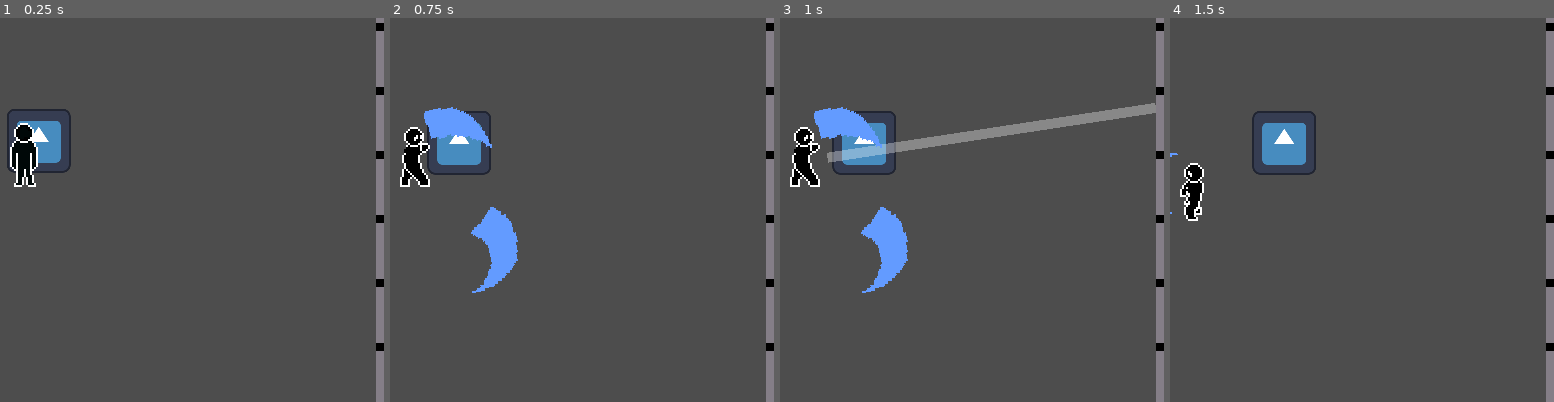
Above: before the commit, frames 1-4 (left to right).
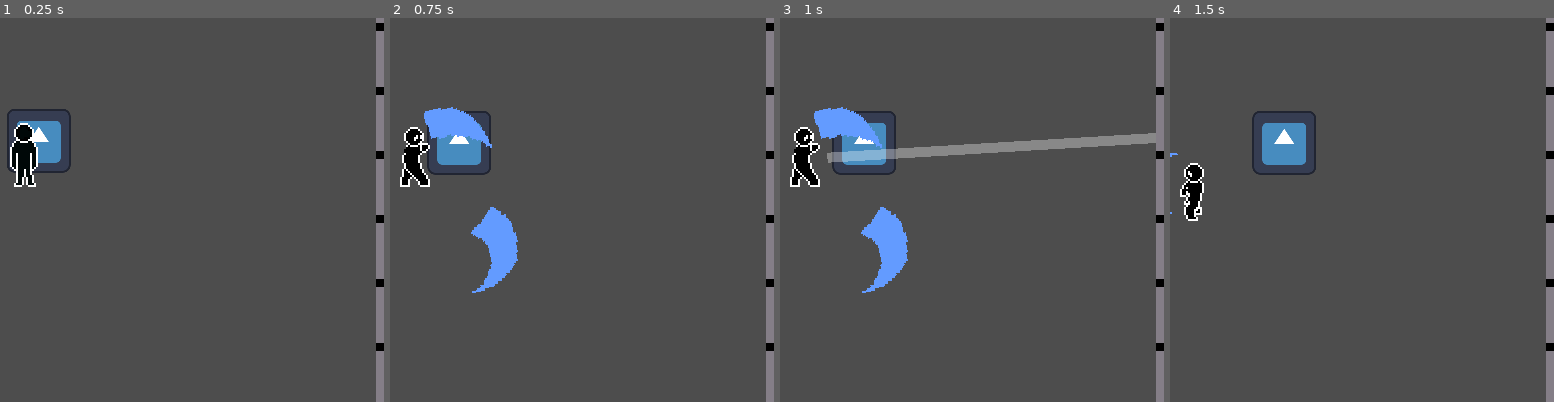
Above: after the commit, the same moments.

Repository: Svedek/The_Seeker
Game: Godot game, scene res://World/arena.tscn
Same seed, same stepped clock (60 frames per second), same inputs: the game is played once before the commit and once after it. The engine's default icon, where the game draws it, is replaced by a stand-in: a white triangle on a blue panel in a dark square.
Inputs (mouse positions are % of the whole screen's width and height, from its top left):
- Up to frame 1 (0.25 s): no input
- Up to frame 2 (0.75 s): move the mouse to (72, 45) at 0.52 s; hold Right (ui_right) from 0.53 s (still down); hold Right mouse button (aim) from 0.53 s (still down)
- Up to frame 3 (1 s): keep holding Right (ui_right); keep holding Right mouse button (aim); click (72, 45) at 0.8 s
- Up to frame 4 (1.5 s): move the mouse to (30, 55) at 1.27 s; release Right (ui_right) at 1.28 s; release Right mouse button (aim) at 1.28 s; hold Down (ui_down) from 1.28 s (still down); click (30, 55) at 1.35 s
The pictures show only the part of the screen within x 47-97%, y 28-78%; the shares and areas given below are measured in that part.

Frames 1-2 are identical in both runs. In frame 3, 3.7% of the frame differs, in the area x 12-98%, y 22-38%; in frame 4, nothing differs.

Commit message:
Shoot does damage
Shoot has shapecast hitbox and can now deal damage
Slight file re-ordering

Diff:
--- a/The_Seeker/Creatures/Dummy/dummy.tscn
+++ b/The_Seeker/Actors/Creatures/Dummy/dummy.tscn
@@ -1,8 +1,8 @@
 [gd_scene load_steps=6 format=3 uid="uid://41jpmb2dtnau"]
 
-[ext_resource type="Script" path="res://Creatures/Dummy/dummy.gd" id="1_j7e87"]
-[ext_resource type="PackedScene" uid="uid://dxb2qirskqwqj" path="res://Collision/hurtbox.tscn" id="2_1s4c3"]
-[ext_resource type="Texture2D" uid="uid://dj518pyjxu6tw" path="res://icon.svg" id="2_ngqad"]
+[ext_resource type="Script" path="res://Actors/Creatures/Dummy/dummy.gd" id="1_s8pbf"]
+[ext_resource type="PackedScene" uid="uid://dxb2qirskqwqj" path="res://Collision/hurtbox.tscn" id="2_wv453"]
+[ext_resource type="Texture2D" uid="uid://dj518pyjxu6tw" path="res://icon.svg" id="3_x8jwv"]
 
 [sub_resource type="RectangleShape2D" id="RectangleShape2D_jtpby"]
 size = Vector2(32, 32)
@@ -13,9 +13,9 @@
 [node name="Dummy" type="CharacterBody2D"]
 collision_layer = 8
 collision_mask = 13
-script = ExtResource("1_j7e87")
+script = ExtResource("1_s8pbf")
 
-[node name="Hurtbox" parent="." instance=ExtResource("2_1s4c3")]
+[node name="Hurtbox" parent="." instance=ExtResource("2_wv453")]
 collision_layer = 128
 
 [node name="CollisionShape2D" parent="Hurtbox" index="0"]
--- a/The_Seeker/Creatures/Player/player.tscn
+++ b/The_Seeker/Actors/Creatures/Player/player.tscn
@@ -1,24 +1,25 @@
-[gd_scene load_steps=104 format=3 uid="uid://dijbsr6yuija1"]
-
-[ext_resource type="Script" path="res://Creatures/Player/player.gd" id="1_gw3gt"]
-[ext_resource type="Texture2D" uid="uid://dm17wh2j538cs" path="res://Creatures/Player/player_idle.png" id="3_gmrv0"]
-[ext_resource type="Texture2D" uid="uid://de5lcv3lw77k7" path="res://Creatures/Player/Player.png" id="3_kwee6"]
-[ext_resource type="Texture2D" uid="uid://sb80mxbmso8t" path="res://Misc/melee.png" id="4_5e8g4"]
-[ext_resource type="PackedScene" uid="uid://ckqeh7bxqv75i" path="res://Collision/hitbox.tscn" id="4_bjqt7"]
-[ext_resource type="Texture2D" uid="uid://ch1l2bdhuorqx" path="res://Creatures/Player/player_dash.png" id="4_jbfx0"]
-[ext_resource type="Texture2D" uid="uid://cftm5ajvant1n" path="res://Creatures/Player/player_run.png" id="4_kk8jk"]
-[ext_resource type="Script" path="res://States/StateManager.gd" id="5_bx2nc"]
-[ext_resource type="Texture2D" uid="uid://c3li8bhrucfi2" path="res://Creatures/Player/player_melee_1.png" id="5_fessy"]
-[ext_resource type="PackedScene" uid="uid://dxb2qirskqwqj" path="res://Collision/hurtbox.tscn" id="5_s10wn"]
-[ext_resource type="Texture2D" uid="uid://bs042we2byxy5" path="res://Misc/melee_combo.png" id="6_2j78j"]
-[ext_resource type="Script" path="res://States/IdleState.gd" id="6_uybuy"]
-[ext_resource type="Script" path="res://States/RunState.gd" id="7_iplj1"]
-[ext_resource type="Script" path="res://States/DashState.gd" id="8_sfsrd"]
-[ext_resource type="Script" path="res://States/AttackState.gd" id="9_6kli8"]
-[ext_resource type="Texture2D" uid="uid://doq8t5um5qyd6" path="res://Creatures/Player/player_aim.png" id="9_kbr1v"]
-[ext_resource type="Script" path="res://States/AimState.gd" id="10_lmude"]
-[ext_resource type="PackedScene" uid="uid://cufipt3ncog4o" path="res://Misc/decay_trail.tscn" id="18_iyo6w"]
-[ext_resource type="Script" path="res://Creatures/CreatureStats.gd" id="18_mo8j3"]
+[gd_scene load_steps=105 format=3 uid="uid://dijbsr6yuija1"]
+
+[ext_resource type="Script" path="res://Actors/Creatures/Player/player.gd" id="1_sxsqt"]
+[ext_resource type="Texture2D" uid="uid://dm17wh2j538cs" path="res://Actors/Creatures/Player/player_idle.png" id="2_gwh8x"]
+[ext_resource type="Texture2D" uid="uid://sb80mxbmso8t" path="res://Misc/melee.png" id="3_dhbed"]
+[ext_resource type="Texture2D" uid="uid://doq8t5um5qyd6" path="res://Actors/Creatures/Player/player_aim.png" id="4_lniia"]
+[ext_resource type="Texture2D" uid="uid://bs042we2byxy5" path="res://Misc/melee_combo.png" id="5_cxrem"]
+[ext_resource type="Texture2D" uid="uid://ch1l2bdhuorqx" path="res://Actors/Creatures/Player/player_dash.png" id="6_t65wj"]
+[ext_resource type="Texture2D" uid="uid://de5lcv3lw77k7" path="res://Actors/Creatures/Player/Player.png" id="7_0r3vi"]
+[ext_resource type="Texture2D" uid="uid://c3li8bhrucfi2" path="res://Actors/Creatures/Player/player_melee_1.png" id="8_trdbo"]
+[ext_resource type="Texture2D" uid="uid://cftm5ajvant1n" path="res://Actors/Creatures/Player/player_run.png" id="9_wrodd"]
+[ext_resource type="PackedScene" uid="uid://ckqeh7bxqv75i" path="res://Collision/hitbox.tscn" id="10_t0elq"]
+[ext_resource type="PackedScene" uid="uid://dxb2qirskqwqj" path="res://Collision/hurtbox.tscn" id="11_8l01r"]
+[ext_resource type="Script" path="res://States/StateManager.gd" id="12_fgi80"]
+[ext_resource type="Script" path="res://States/IdleState.gd" id="13_bq06b"]
+[ext_resource type="Script" path="res://States/RunState.gd" id="14_yvn4p"]
+[ext_resource type="Script" path="res://States/DashState.gd" id="15_0a5vf"]
+[ext_resource type="Script" path="res://States/AttackState.gd" id="16_k0rak"]
+[ext_resource type="Script" path="res://States/AimState.gd" id="17_w8o82"]
+[ext_resource type="PackedScene" uid="uid://cufipt3ncog4o" path="res://Misc/decay_trail.tscn" id="18_wrul7"]
+[ext_resource type="Shape2D" uid="uid://dq26y1xqh4cup" path="res://Actors/Creatures/Player/player_shoot_shape.tres" id="19_o6hh0"]
+[ext_resource type="Script" path="res://Actors/Creatures/CreatureStats.gd" id="20_i3dsa"]
 
 [sub_resource type="CapsuleShape2D" id="CapsuleShape2D_5wsgk"]
 radius = 4.0
@@ -36,7 +37,7 @@
 "times": PackedFloat32Array(0),
 "transitions": PackedFloat32Array(1),
 "update": 1,
-"values": [ExtResource("3_gmrv0")]
+"values": [ExtResource("2_gwh8x")]
 }
 tracks/1/type = "value"
 tracks/1/imported = false
@@ -198,7 +199,7 @@
 "times": PackedFloat32Array(0),
 "transitions": PackedFloat32Array(1),
 "update": 1,
-"values": [ExtResource("9_kbr1v")]
+"values": [ExtResource("4_lniia")]
 }
 tracks/1/type = "value"
 tracks/1/imported = false
@@ -324,7 +325,7 @@
 "times": PackedFloat32Array(0),
 "transitions": PackedFloat32Array(1),
 "update": 1,
-"values": [ExtResource("9_kbr1v")]
+"values": [ExtResource("4_lniia")]
 }
 tracks/1/type = "value"
 tracks/1/imported = false
@@ -450,7 +451,7 @@
 "times": PackedFloat32Array(0),
 "transitions": PackedFloat32Array(1),
 "update": 1,
-"values": [ExtResource("9_kbr1v")]
+"values": [ExtResource("4_lniia")]
 }
 tracks/1/type = "value"
 tracks/1/imported = false
@@ -576,7 +577,7 @@
 "times": PackedFloat32Array(0),
 "transitions": PackedFloat32Array(1),
 "update": 1,
-"values": [ExtResource("9_kbr1v")]
+"values": [ExtResource("4_lniia")]
 }
 tracks/1/type = "value"
 tracks/1/imported = false
@@ -701,7 +702,7 @@
 "times": PackedFloat32Array(0),
 "transitions": PackedFloat32Array(1),
 "update": 1,
-"values": [ExtResource("4_jbfx0")]
+"values": [ExtResource("6_t65wj")]
 }
 tracks/1/type = "value"
 tracks/1/imported = false
@@ -766,7 +767,7 @@
 "times": PackedFloat32Array(0),
 "transitions": PackedFloat32Array(1),
 "update": 1,
-"values": [ExtResource("4_jbfx0")]
+"values": [ExtResource("6_t65wj")]
 }
 tracks/1/type = "value"
 tracks/1/imported = false
@@ -831,7 +832,7 @@
 "times": PackedFloat32Array(0),
 "transitions": PackedFloat32Array(1),
 "update": 1,
-"values": [ExtResource("4_jbfx0")]
+"values": [ExtResource("6_t65wj")]
 }
 tracks/1/type = "value"
 tracks/1/imported = false
@@ -896,7 +897,7 @@
 "times": PackedFloat32Array(0),
 "transitions": PackedFloat32Array(1),
 "update": 1,
-"values": [ExtResource("4_jbfx0")]
+"values": [ExtResource("6_t65wj")]
 }
 tracks/1/type = "value"
 tracks/1/imported = false
@@ -962,7 +963,7 @@
 "times": PackedFloat32Array(0),
 "transitions": PackedFloat32Array(1),
 "update": 1,
-"values": [ExtResource("3_kwee6")]
+"values": [ExtResource("7_0r3vi")]
 }
 tracks/1/type = "value"
 tracks/1/imported = false
@@ -1016,7 +1017,7 @@
 "times": PackedFloat32Array(0),
 "transitions": PackedFloat32Array(1),
 "update": 1,
-"values": [ExtResource("3_gmrv0")]
+"values": [ExtResource("2_gwh8x")]
 }
 tracks/1/type = "value"
 tracks/1/imported = false
@@ -1070,7 +1071,7 @@
 "times": PackedFloat32Array(0),
 "transitions": PackedFloat32Array(1),
 "update": 1,
-"values": [ExtResource("3_gmrv0")]
+"values": [ExtResource("2_gwh8x")]
 }
 tracks/1/type = "value"
 tracks/1/imported = false
@@ -1124,7 +1125,7 @@
 "times": PackedFloat32Array(0),
 "transitions": PackedFloat32Array(1),
 "update": 1,
-"values": [ExtResource("3_gmrv0")]
+"values": [ExtResource("2_gwh8x")]
 }
 tracks/1/type = "value"
 tracks/1/imported = false
@@ -1177,7 +1178,7 @@
 "times": PackedFloat32Array(0),
 "transitions": PackedFloat32Array(1),
 "update": 1,
-"values": [ExtResource("5_fessy")]
+"values": [ExtResource("8_trdbo")]
 }
 tracks/1/type = "value"
 tracks/1/imported = false
@@ -1314,7 +1315,7 @@
 "times": PackedFloat32Array(0),
 "transitions": PackedFloat32Array(1),
 "update": 1,
-"values": [ExtResource("5_fessy")]
+"values": [ExtResource("8_trdbo")]
 }
 tracks/1/type = "value"
 tracks/1/imported = false
@@ -1451,7 +1452,7 @@
 "times": PackedFloat32Array(0),
 "transitions": PackedFloat32Array(1),
 "update": 1,
-"values": [ExtResource("5_fessy")]
+"values": [ExtResource("8_trdbo")]
 }
 tracks/1/type = "value"
 tracks/1/imported = false
@@ -1588,7 +1589,7 @@
 "times": PackedFloat32Array(0),
 "transitions": PackedFloat32Array(1),
 "update": 1,
-"values": [ExtResource("5_fessy")]
+"values": [ExtResource("8_trdbo")]
 }
 tracks/1/type = "value"
 tracks/1/imported = false
@@ -1725,7 +1726,7 @@
 "times": PackedFloat32Array(0),
 "transitions": PackedFloat32Array(1),
 "update": 1,
-"values": [ExtResource("5_fessy")]
+"values": [ExtResource("8_trdbo")]
 }
 tracks/1/type = "value"
 tracks/1/imported = false
@@ -1862,7 +1863,7 @@
 "times": PackedFloat32Array(0),
 "transitions": PackedFloat32Array(1),
 "update": 1,
-"values": [ExtResource("5_fessy")]
+"values": [ExtResource("8_trdbo")]
 }
 tracks/1/type = "value"
 tracks/1/imported = false
@@ -1999,7 +2000,7 @@
 "times": PackedFloat32Array(0),
 "transitions": PackedFloat32Array(1),
 "update": 1,
-"values": [ExtResource("5_fessy")]
+"values": [ExtResource("8_trdbo")]
 }
 tracks/1/type = "value"
 tracks/1/imported = false
@@ -2136,7 +2137,7 @@
 "times": PackedFloat32Array(0),
 "transitions": PackedFloat32Array(1),
 "update": 1,
-"values": [ExtResource("5_fessy")]
+"values": [ExtResource("8_trdbo")]
 }
 tracks/1/type = "value"
 tracks/1/imported = false
@@ -2273,7 +2274,7 @@
 "times": PackedFloat32Array(0),
 "transitions": PackedFloat32Array(1),
 "update": 1,
-"values": [ExtResource("5_fessy")]
+"values": [ExtResource("8_trdbo")]
 }
 tracks/1/type = "value"
 tracks/1/imported = false
@@ -2410,7 +2411,7 @@
 "times": PackedFloat32Array(0),
 "transitions": PackedFloat32Array(1),
 "update": 1,
-"values": [ExtResource("5_fessy")]
+"values": [ExtResource("8_trdbo")]
 }
 tracks/1/type = "value"
 tracks/1/imported = false
@@ -2547,7 +2548,7 @@
 "times": PackedFloat32Array(0),
 "transitions": PackedFloat32Array(1),
 "update": 1,
-"values": [ExtResource("5_fessy")]
+"values": [ExtResource("8_trdbo")]
 }
 tracks/1/type = "value"
 tracks/1/imported = false
@@ -2684,7 +2685,7 @@
 "times": PackedFloat32Array(0),
 "transitions": PackedFloat32Array(1),
 "update": 1,
-"values": [ExtResource("5_fessy")]
+"values": [ExtResource("8_trdbo")]
 }
 tracks/1/type = "value"
 tracks/1/imported = false
@@ -2822,7 +2823,7 @@
 "times": PackedFloat32Array(0),
 "transitions": PackedFloat32Array(1),
 "update": 1,
-"values": [ExtResource("4_kk8jk")]
+"values": [ExtResource("9_wrodd")]
 }
 tracks/1/type = "value"
 tracks/1/imported = false
@@ -2876,7 +2877,7 @@
 "times": PackedFloat32Array(0),
 "transitions": PackedFloat32Array(1),
 "update": 1,
-"values": [ExtResource("4_kk8jk")]
+"values": [ExtResource("9_wrodd")]
 }
 tracks/1/type = "value"
 tracks/1/imported = false
@@ -2930,7 +2931,7 @@
 "times": PackedFloat32Array(0),
 "transitions": PackedFloat32Array(1),
 "update": 1,
-"values": [ExtResource("4_kk8jk")]
+"values": [ExtResource("9_wrodd")]
 }
 tracks/1/type = "value"
 tracks/1/imported = false
@@ -2984,7 +2985,7 @@
 "times": PackedFloat32Array(0),
 "transitions": PackedFloat32Array(1),
 "update": 1,
-"values": [ExtResource("4_kk8jk")]
+"values": [ExtResource("9_wrodd")]
 }
 tracks/1/type = "value"
 tracks/1/imported = false
@@ -3297,12 +3298,12 @@
 
 [node name="Player" type="CharacterBody2D"]
 collision_layer = 4
-script = ExtResource("1_gw3gt")
+script = ExtResource("1_sxsqt")
 
 [node name="Sprite" type="Sprite2D" parent="."]
 z_index = 10
 position = Vector2(0, -16)
-texture = ExtResource("3_gmrv0")
+texture = ExtResource("2_gwh8x")
 hframes = 5
 vframes = 4
 frame = 5
@@ -3416,15 +3417,16 @@
 animation_name = "Attack_"
 
 [node name="AimState" type="Node" parent="StateManager"]
-script = ExtResource("10_lmude")
+script = ExtResource("17_w8o82")
 idle_node = NodePath("../IdleState")
 run_node = NodePath("../RunState")
-_decay_trail = ExtResource("18_iyo6w")
-_raycast_collision_mask = 1
+_decay_trail = ExtResource("18_wrul7")
+_shapecast_shape = ExtResource("19_o6hh0")
+_damage_collision_mask = 384
 animation_name = "Aim"
 
 [node name="Stats" type="Node" parent="."]
-script = ExtResource("18_mo8j3")
+script = ExtResource("20_i3dsa")
 
 [connection signal="damaged" from="Hurtbox" to="." method="_on_hurtbox_damaged"]
 
--- /dev/null
+++ b/The_Seeker/Actors/Creatures/Player/player_shoot_shape.tres
@@ -0,0 +1,4 @@
+[gd_resource type="CircleShape2D" format=3 uid="uid://dq26y1xqh4cup"]
+
+[resource]
+radius = 5.0
--- a/The_Seeker/States/AimState.gd
+++ b/The_Seeker/States/AimState.gd
@@ -13,27 +13,38 @@
 
 @export_category("Data")
 @export var _decay_trail: PackedScene
-@export_flags_2d_physics var _raycast_collision_mask: int
+@export var _shapecast_shape: Shape2D
+@export_flags_2d_physics var _wall_collision_mask: int = 1 << 0
+@export_flags_2d_physics var _damage_collision_mask: int = 1 << 7
 @export var _raycast_length: float = 1024.0
 
-const MAX_ARROWS = 9
+const NUM_TRAILS = 9
+const SHOT_DAMAGE = 3
 
 var _arrows: int = 5
 var _raycast: RayCast2D
+var _shapecast: ShapeCast2D
 var _trails: Array
 var _trails_index: int :
 	set(value):
-		_trails_index = value % MAX_ARROWS
+		_trails_index = value % NUM_TRAILS
 
 var _mouse_mode: bool = true
 
 func _ready():
 	_raycast = RayCast2D.new()
 	add_child(_raycast)
-	_raycast.collision_mask = _raycast_collision_mask
+	_raycast.collision_mask = _wall_collision_mask
+
+	_shapecast = ShapeCast2D.new()
+	add_child(_shapecast)
+	_shapecast.collision_mask = _damage_collision_mask
+	_shapecast.collide_with_areas = true
+	_shapecast.collide_with_bodies = false
+	_shapecast.shape = _shapecast_shape
 
 	_trails = Array()
-	for i in range(MAX_ARROWS):
+	for i in range(NUM_TRAILS):
 		_trails.append(_decay_trail.instantiate())
 		add_child(_trails[i])
 
@@ -57,21 +68,25 @@
 		if new_dir != Vector2.ZERO:
 			dir = new_dir.normalized()
 
-#		_raycast.position = player._firepoint.global_position
-#		_raycast.target_position = player.get_global_mouse_position() - _raycast.position
-#		_raycast.target_position = _raycast.target_position.normalized() * _raycast_length
+		_raycast.position = player._firepoint.global_position
+		_raycast.target_position = player.get_global_mouse_position() - _raycast.position
+		_raycast.target_position = _raycast.target_position.normalized() * _raycast_length
+		_raycast.force_raycast_update()
+
+		_shapecast.position = _raycast.position
+		_shapecast.target_position = _raycast.get_collision_point()-_raycast.position
+		_shapecast.force_shapecast_update()
+
+		for i in range(_shapecast.collision_result.size()):
+			var collider = _shapecast.collision_result[i].collider
+			if collider.has_method("take_damage"):
+				collider.take_damage(SHOT_DAMAGE)
+			if collider.has_method("ORB_METHOD"): # TODO APPLY KNOCKBACK AND DISABLE ORBS
+				pass
+
 		var points : Array[Vector2] = [player._firepoint.global_position, _raycast.get_collision_point()]
 		_trails[_trails_index].set_trail(points)
 		_trails_index += 1
-
-
-
-
-func physics_process(delta:float) -> BaseState:
-	_raycast.position = player.global_position
-	_raycast.target_position = player.get_global_mouse_position() - _raycast.position
-	_raycast.target_position = _raycast.target_position.normalized() * _raycast_length
-	return null
 
 func process(delta:float) -> BaseState:
 	var new_dir: Vector2
--- a/The_Seeker/World/arena.tscn
+++ b/The_Seeker/World/arena.tscn
@@ -1,9 +1,9 @@
 [gd_scene load_steps=6 format=3 uid="uid://cdkjuokn3yjp7"]
 
-[ext_resource type="PackedScene" uid="uid://dijbsr6yuija1" path="res://Creatures/Player/player.tscn" id="1_qlgki"]
+[ext_resource type="PackedScene" uid="uid://dijbsr6yuija1" path="res://Actors/Creatures/Player/player.tscn" id="1_qlgki"]
 [ext_resource type="PackedScene" uid="uid://ddviyet2y0si3" path="res://World/wall_s_h.tscn" id="2_8ddce"]
 [ext_resource type="PackedScene" uid="uid://hqqrp754tngu" path="res://World/wall_s_v.tscn" id="3_dbjp3"]
-[ext_resource type="PackedScene" uid="uid://41jpmb2dtnau" path="res://Creatures/Dummy/dummy.tscn" id="4_r1ldl"]
+[ext_resource type="PackedScene" uid="uid://41jpmb2dtnau" path="res://Actors/Creatures/Dummy/dummy.tscn" id="4_r1ldl"]
 [ext_resource type="PackedScene" uid="uid://cehadt8r3evy1" path="res://Misc/ghost.tscn" id="5_in48c"]
 
 [node name="Arena" type="Node2D"]
--- a/The_Seeker/project.godot
+++ b/The_Seeker/project.godot
@@ -98,10 +98,11 @@
 
 2d_physics/layer_1="Terrain"
 2d_physics/layer_2="Collectable"
-2d_physics/layer_3="Player"
-2d_physics/layer_4="Enemy"
+2d_physics/layer_3="PlayerBody"
+2d_physics/layer_4="EnemyBody"
 2d_physics/layer_7="PlayerHurtbox"
 2d_physics/layer_8="EnemyHurtbox"
+2d_physics/layer_9="OrbHurtbox"
 
 [rendering]
 
Renamed: The_Seeker/Creatures/CreatureStats.gd -> The_Seeker/Actors/Creatures/CreatureStats.gd
Renamed: The_Seeker/Creatures/Dummy/dummy.gd -> The_Seeker/Actors/Creatures/Dummy/dummy.gd
Not shown: 1 places in The_Seeker/Actors/Creatures/Dummy/dummy.tscn that only renumber resources
Renamed: The_Seeker/Creatures/Health.gd -> The_Seeker/Actors/Creatures/Health.gd
Renamed: The_Seeker/Creatures/Player/Player.png -> The_Seeker/Actors/Creatures/Player/Player.png
Not shown, changed: The_Seeker/Actors/Creatures/Player/Player.png.import
Renamed: The_Seeker/Creatures/Player/PlayerMelee_test.png -> The_Seeker/Actors/Creatures/Player/PlayerMelee_test.png
Not shown, changed: The_Seeker/Actors/Creatures/Player/PlayerMelee_test.png.import
Renamed: The_Seeker/Creatures/Player/player.gd -> The_Seeker/Actors/Creatures/Player/player.gd
Not shown: 24 places in The_Seeker/Actors/Creatures/Player/player.tscn that only renumber resources
Renamed: The_Seeker/Creatures/Player/player_aim.png -> The_Seeker/Actors/Creatures/Player/player_aim.png
Not shown, changed: The_Seeker/Actors/Creatures/Player/player_aim.png.import
(and 12 more such lines)
